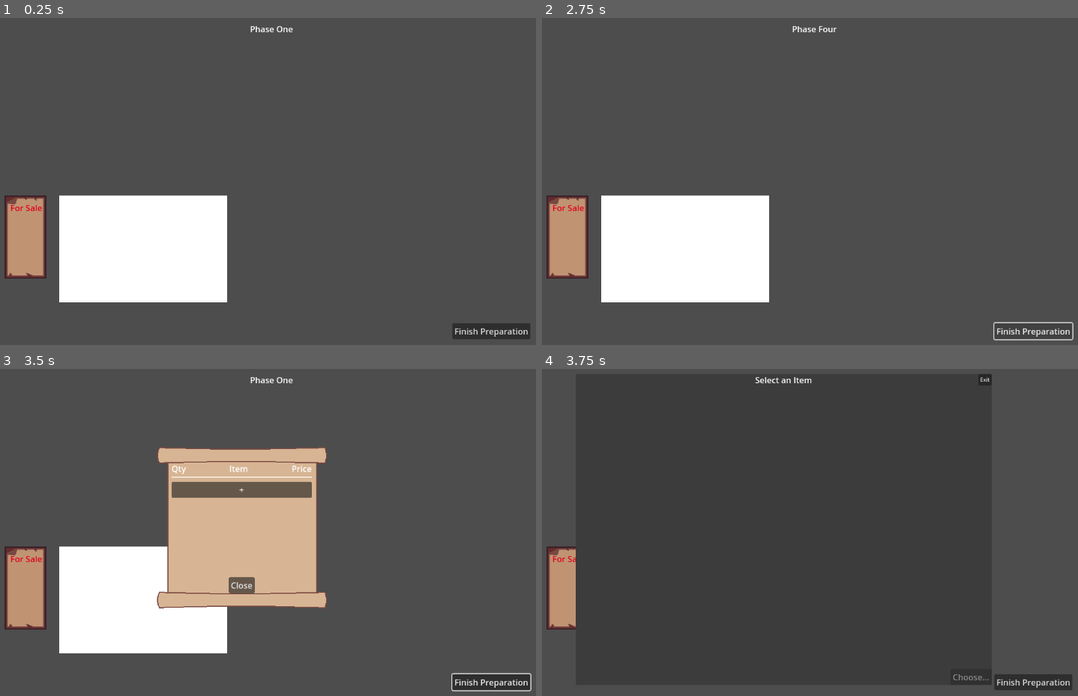
Above: before the commit, frames 1-4 (two rows, left to right).
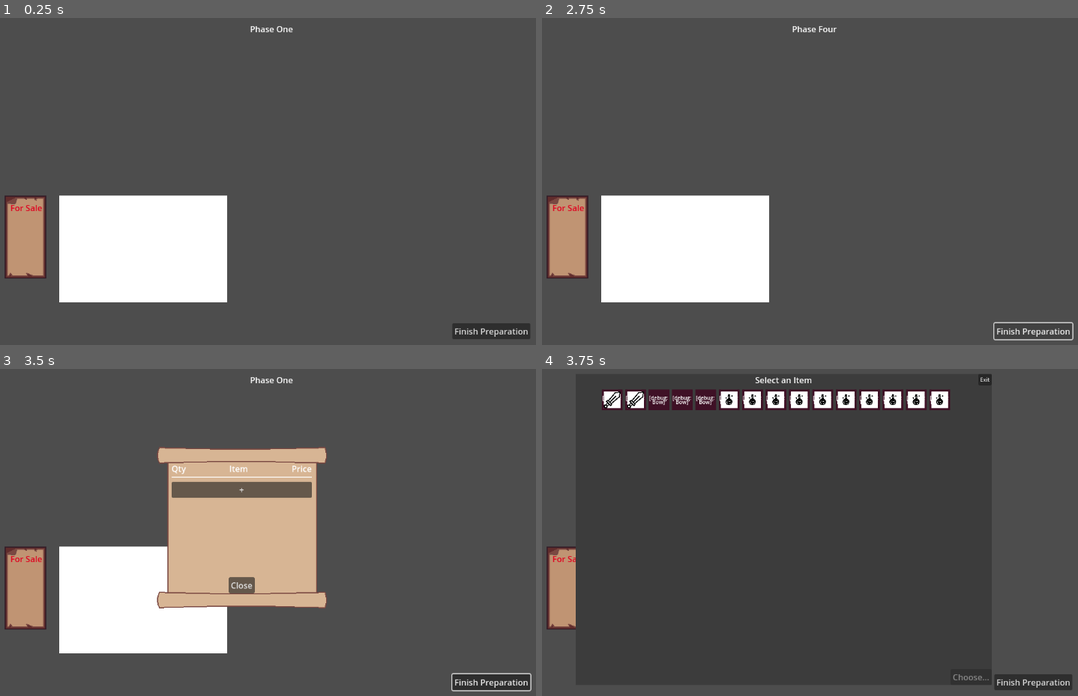
Above: after the commit, the same moments.

Repository: Missingreference/LDJam-58-Game
Game: Godot game, scene res://scenes/game.tscn
The game is run twice, just before and just after one commit, with the same random seed, the same clock (stepped at 60 frames per second) and the same inputs.
Inputs (mouse positions are in pixels of both pictures, inside the frame that each line leads up to):
- Up to frame 1 (0.25 s): no input
- Up to frame 2 (2.75 s): click "Finish Preparation" at 0.5 s; click "Finish Preparation" at 1.25 s; click "Finish Preparation" at 2 s
- Up to frame 3 (3.5 s): tap Enter at 2.75 s; move the mouse to (26, 588) at 2.77 s; click (26, 588) at 2.92 s
- Up to frame 4 (3.75 s): click "+" at 3.5 s

Frames 1-3 are identical in both runs. In frame 4, 3.6% of the frame differs, in the area x 11-77%, y 6-13%.

Commit message:
Add default inventory to Game

Diff:
--- a/scripts/game.gd
+++ b/scripts/game.gd
@@ -9,6 +9,7 @@
 
 
 func _ready():
+    self.game_data.inventory = Inventory.create_default_inventory()
     self.shop_menu.set_game_data(self.game_data)
     self._start_phase_one()
 
